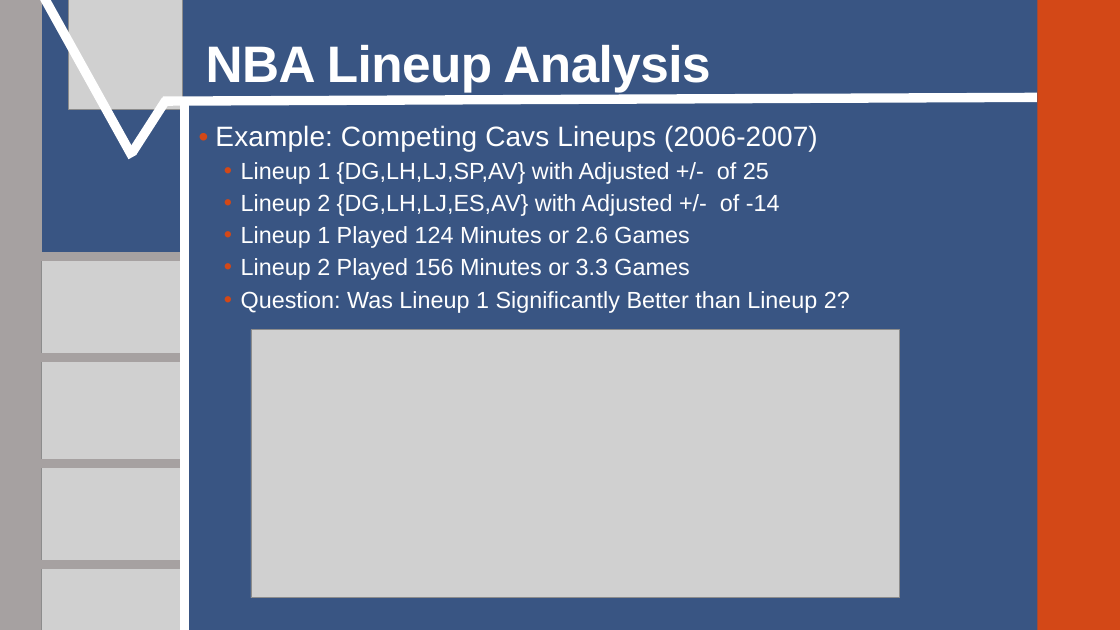
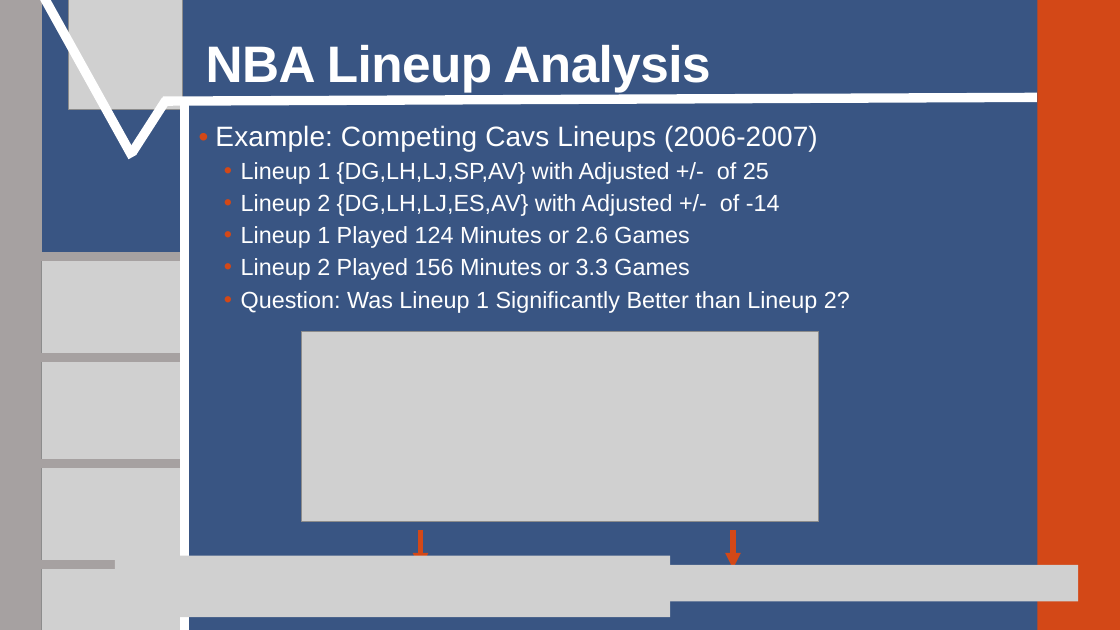
Before and after one commit to SuperMarioGiacomazzo/STOR538_WEBSITE, a slide deck: slide 7 of Slides/Basketball 3/Basketball_3_Lecture.pptx. Drawn at 1120x630 pixels with LibreOffice and Linux fonts; fonts in the diff are those of the drawing; grey boxes stand for pictures. Boxes give left, top, right and bottom in pixels: in the first picture for what was removed or moved away, otherwise in the second. Text is boxed around its words. In the diff, an @@ line names an element or a change of style, - is before the commit and + after.

```diff
--- a/Slides/Basketball 3/Basketball_3_Lecture.pptx
+++ b/Slides/Basketball 3/Basketball_3_Lecture.pptx
@@ picture: place and size @@
-picture at [251,329,900,597]
+picture at [302,332,818,522]
@@ arrow added from (421, 530) to (421, 569), #D34817 4.5 pt @@
@@ arrow added from (734, 530) to (734, 569), #D34817 4.5 pt @@
@@ picture added at [115,556,670,618] @@
@@ picture added at [523,565,1078,602] @@
```
Also in this commit, not shown: 2 other files.
